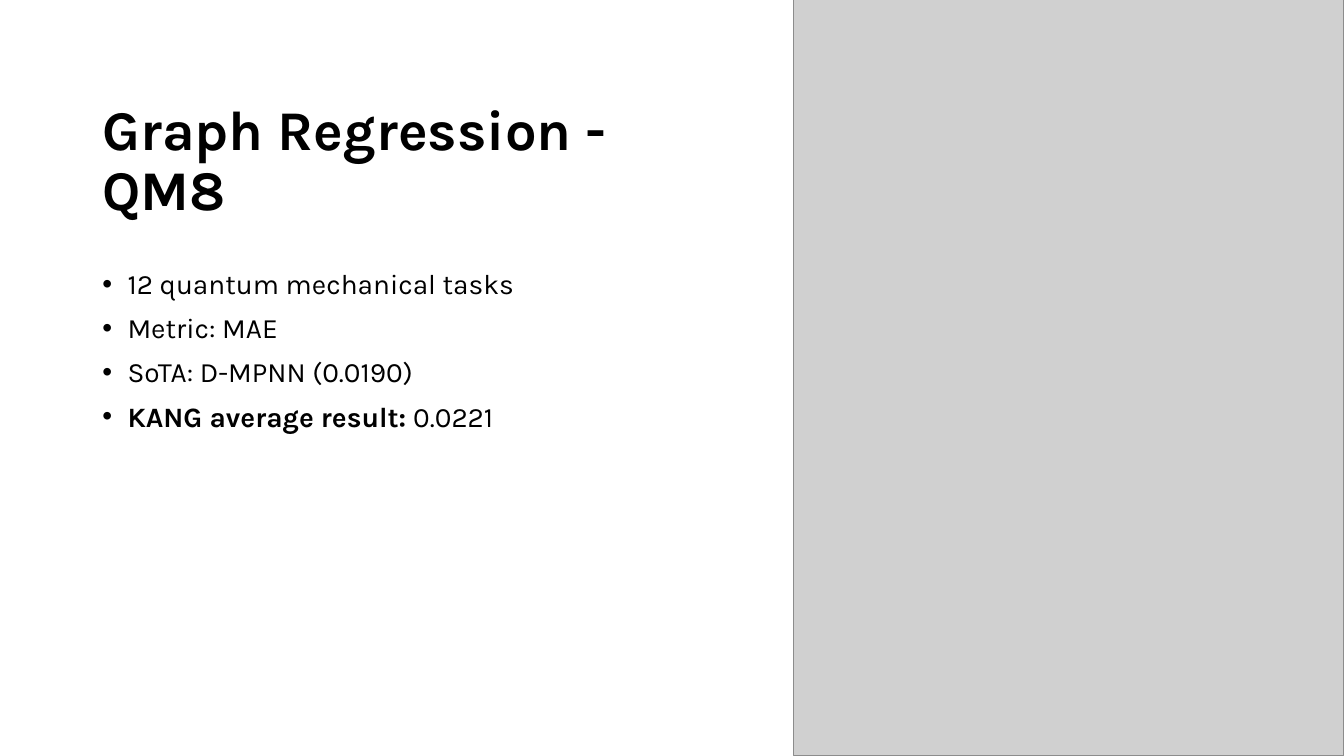
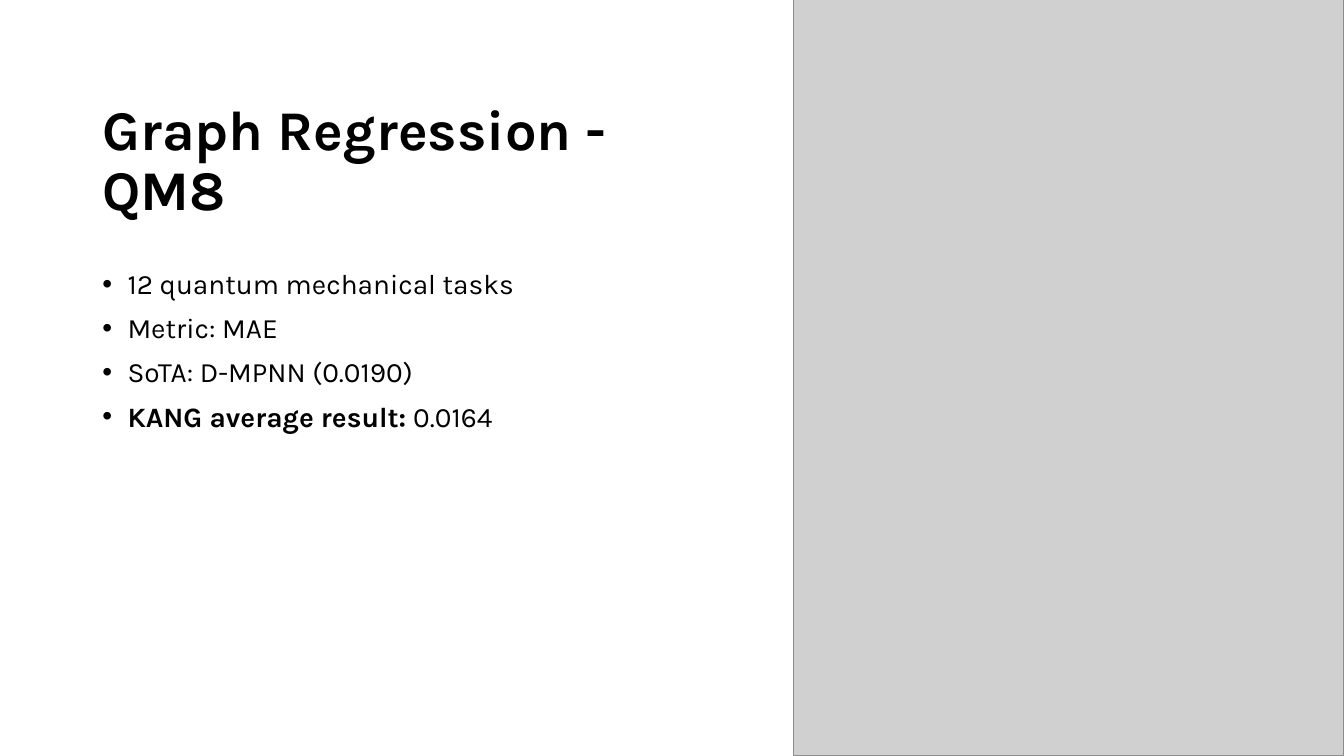
Before and after one commit to Marcoxmas/DataMiningProj, a slide deck: slide 11 of presentation/DM_Presentation.pptx (slide 8 before the commit). Drawn at 1344x756 pixels with LibreOffice and Linux fonts; fonts in the diff are those of the drawing; grey boxes stand for pictures. Boxes give left, top, right and bottom in pixels: in the first picture for what was removed or moved away, otherwise in the second. Text is boxed around its words. In the diff, an @@ line names an element or a change of style, - is before the commit and + after.

```diff
--- a/presentation/DM_Presentation.pptx
+++ b/presentation/DM_Presentation.pptx
@@ text at box(128, 407, 492, 434): text changed @@
-• KANG average result: 0.0221
+• KANG average result: 0.0164
```
Also in this commit, not shown: 6 other slides changed, 3 slides added, 1 other file.
